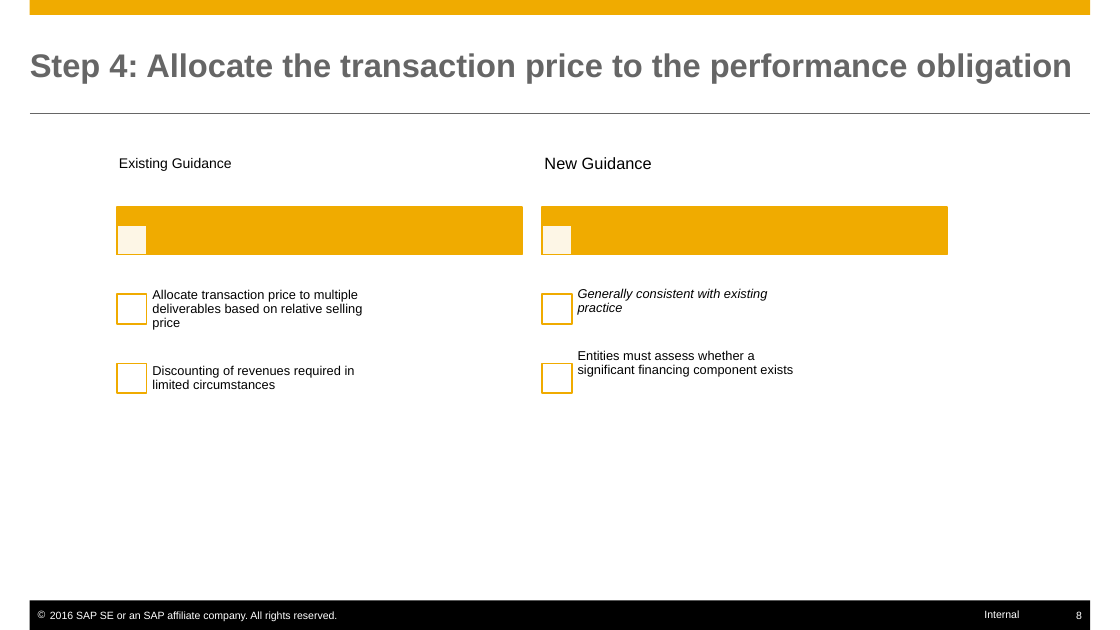
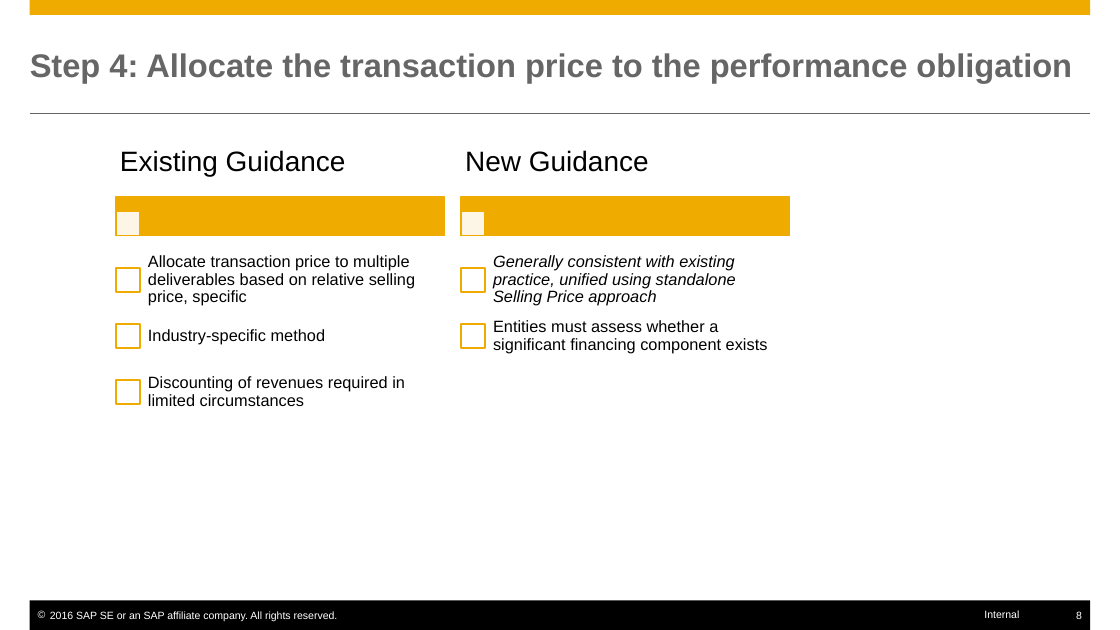
Before and after one commit to farseen1982/SAPWork, a slide deck: slide 8 of Documentation/LearningDay_RAR_Case.pptx. Drawn at 1120x630 pixels with LibreOffice and Linux fonts; fonts in the diff are those of the drawing. Boxes give left, top, right and bottom in pixels: in the first picture for what was removed or moved away, otherwise in the second. Text is boxed around its words. In the diff, an @@ line names an element or a change of style, - is before the commit and + after.

```diff
--- a/Documentation/LearningDay_RAR_Case.pptx
+++ b/Documentation/LearningDay_RAR_Case.pptx
@@ text "Existing Guidance": place and size @@
-text "Existing Guidance" at bbox=[119, 158, 232, 171]
+text "Existing Guidance" at bbox=[120, 150, 346, 176]
@@ text "Existing Guidance" at bbox=[120, 150, 346, 176]: size 12 to 24 pt; more space between paragraphs @@
@@ text "New Guidance": place and size @@
-text "New Guidance" at bbox=[544, 157, 652, 169]
+text "New Guidance" at bbox=[465, 150, 649, 172]
@@ text "New Guidance" at bbox=[465, 150, 649, 172]: size 14 to 24 pt; more space between paragraphs @@
@@ rectangle: place and size @@
-rectangle at bbox=[117, 207, 521, 254]
+rectangle at bbox=[116, 196, 444, 235]
@@ rectangle: place and size @@
-rectangle at bbox=[542, 207, 946, 254]
+rectangle at bbox=[461, 196, 789, 235]
@@ rectangle: place and size @@
-rectangle at bbox=[117, 225, 146, 254]
+rectangle at bbox=[116, 212, 140, 236]
@@ rectangle: place and size @@
-rectangle at bbox=[542, 225, 571, 254]
+rectangle at bbox=[461, 212, 485, 236]
@@ rectangle added at bbox=[116, 268, 140, 292], fill #FFFFFF, outline #F0AB00 1.5 pt @@
@@ text at bbox=[148, 255, 415, 306]: text changed; size 11 to 14 pt @@
-Allocate transaction price to multiple
-deliverables based on relative selling
-price
+Allocate transaction price to multiple deliverables based on relative selling price, specific
@@ rectangle: place and size @@
-rectangle at bbox=[542, 364, 571, 393]
+rectangle at bbox=[461, 268, 485, 292]
@@ text at bbox=[493, 255, 736, 306]: text changed; size 11 to 14 pt @@
-Generally consistent with existing
-practice
+Generally consistent with existing practice, unified using standalone Selling Price approach
@@ rectangle: place and size @@
-rectangle at bbox=[117, 294, 146, 323]
+rectangle at bbox=[116, 324, 140, 348]
@@ text added at bbox=[148, 329, 326, 345], 14 pt, text #000000 @@
+Industry-specific method
@@ rectangle: place and size @@
-rectangle at bbox=[542, 294, 571, 323]
+rectangle at bbox=[461, 324, 485, 348]
@@ text "Entities must assess whether a ..." at bbox=[493, 320, 768, 353]: size 11 to 14 pt; more space between paragraphs @@
@@ text "Entities must assess whether a ...": place and size @@
-text "Entities must assess whether a ..." at bbox=[578, 350, 793, 377]
+text "Entities must assess whether a ..." at bbox=[493, 320, 768, 353]
@@ rectangle: place and size @@
-rectangle at bbox=[117, 364, 146, 393]
+rectangle at bbox=[116, 380, 140, 405]
@@ text "Discounting of revenues required in ...": place and size @@
-text "Discounting of revenues required in ..." at bbox=[152, 365, 355, 389]
+text "Discounting of revenues required in ..." at bbox=[148, 376, 405, 406]
@@ text "Discounting of revenues required in ..." at bbox=[148, 376, 405, 406]: size 11 to 14 pt; more space between paragraphs @@
```
Also in this commit, not shown: 5 other slides changed, 6 slides added, 4 slides removed, 1 other file.
